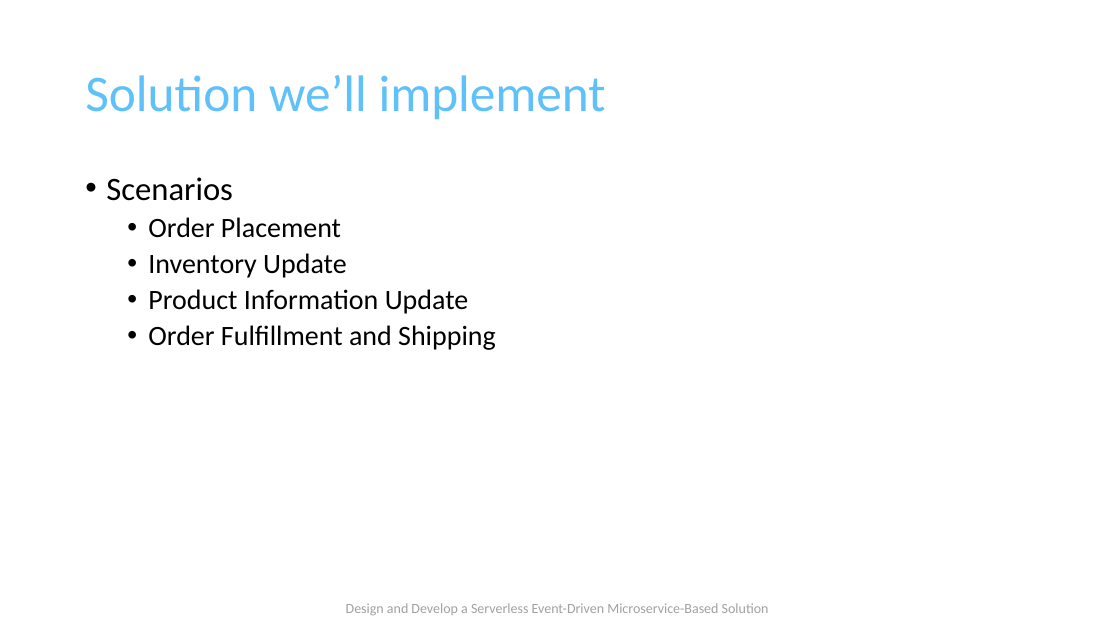
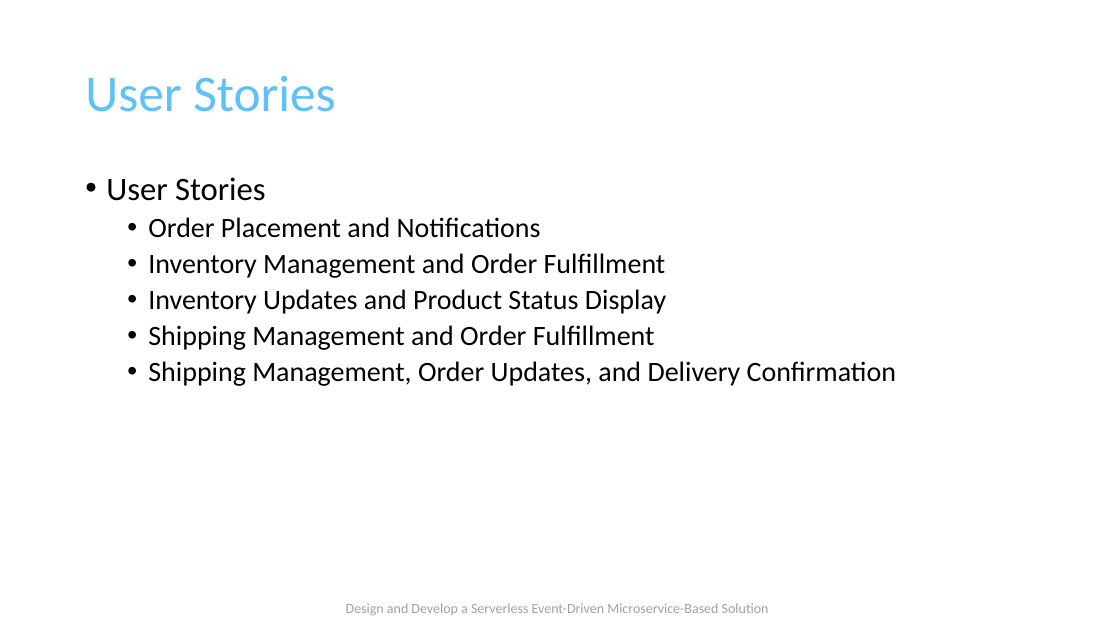
Before and after one commit to TaleLearnCode/DesignDevelopServerlessEventDrivenMicroserviceSolution, a slide deck: slide 59 of EDAWorkshop-03.pptx (slide 62 before the commit). Drawn at 1120x630 pixels with LibreOffice and Linux fonts; fonts in the diff are those of the drawing; background and template pictures are left out. Boxes give left, top, right and bottom in pixels: in the first picture for what was removed or moved away, otherwise in the second. Text is boxed around its words. In the diff, an @@ line names an element or a change of style, - is before the commit and + after.

Commit message:
Adding user stories

```diff
--- a/EDAWorkshop-03.pptx
+++ b/EDAWorkshop-03.pptx
@@ title at [85,76,335,112]: text changed @@
-Solution we’ll implement
+User Stories
@@ text at [106,177,896,386]: text changed @@
-• Scenarios
-  • Order Placement
-  • Inventory Update
-  • Product Information Update
-  • Order Fulfillment and Shipping
+• User Stories
+  • Order Placement and Notifications
+  • Inventory Management and Order Fulfillment
+  • Inventory Updates and Product Status Display
+  • Shipping Management and Order Fulfillment
+  • Shipping Management, Order Updates, and Delivery Confirmation
```
Also in this commit, not shown: 5 other slides changed, 1 slide removed, 7 other files.
